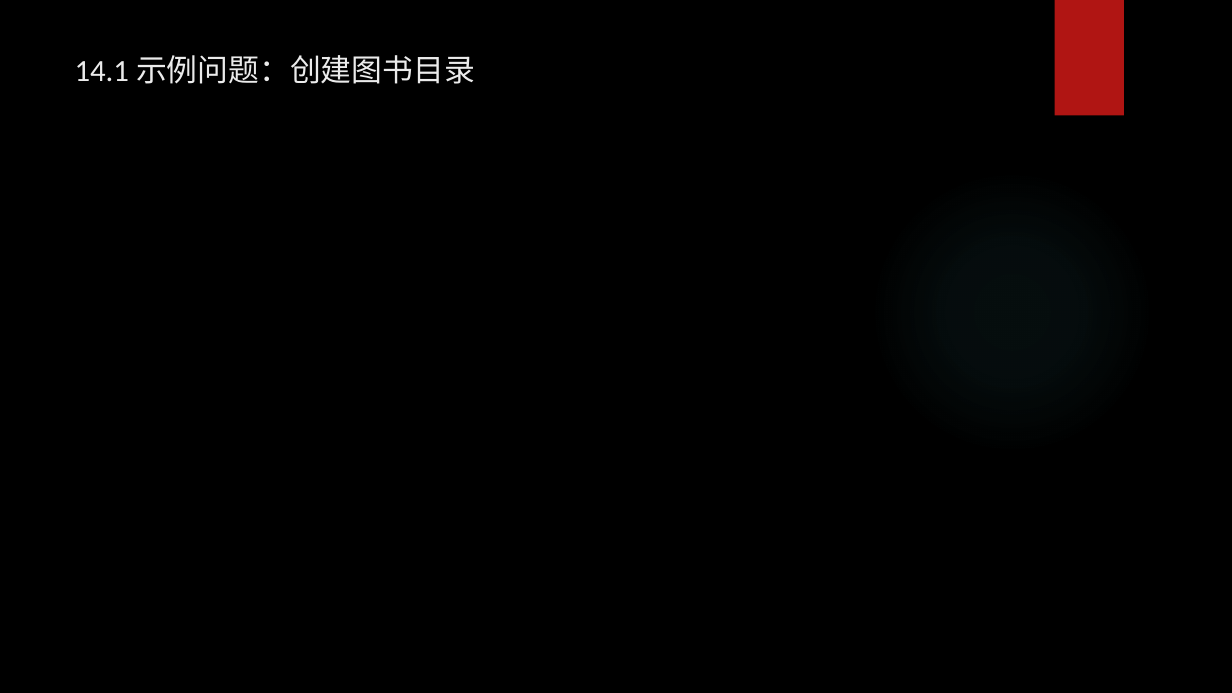
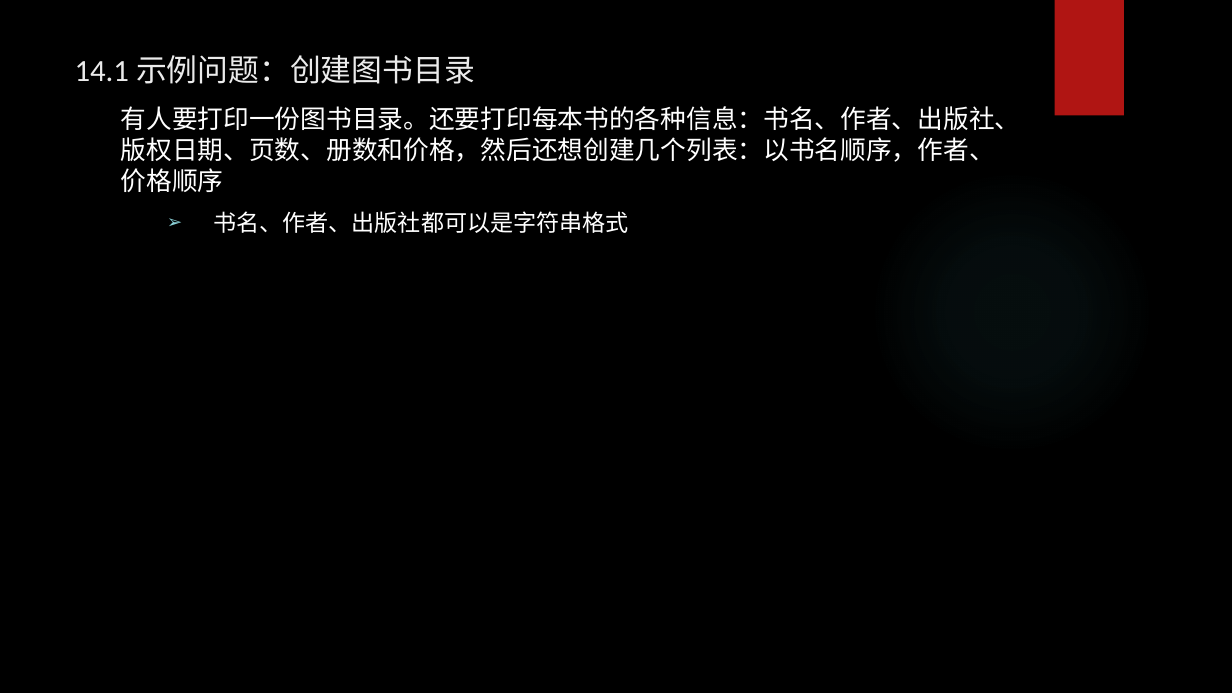
Before and after one commit to tsyin/c_ppt-code, a slide deck: slide 2 of PPT/14 结构和其他数据形式.pptx. Drawn at 1232x693 pixels with LibreOffice and Linux fonts; fonts in the diff are those of the drawing; background and template pictures are left out. Boxes give left, top, right and bottom in pixels: in the first picture for what was removed or moved away, otherwise in the second. Text is boxed around its words. In the diff, an @@ line names an element or a change of style, - is before the commit and + after.

```diff
--- a/PPT/14 结构和其他数据形式.pptx
+++ b/PPT/14 结构和其他数据形式.pptx
@@ text added at [121,106,1021,233], 20 pt, text #FFFFFF @@
+有人要打印一份图书目录。还要打印每本书的各种信息：书名、作者、出版社、版权日期、页数、册数和价格，然后还想创建几个列表：以书名顺序，作者、价格顺序
+  ➢ 书名、作者、出版社都可以是字符串格式
```
Also in this commit, not shown: 8 other files.
